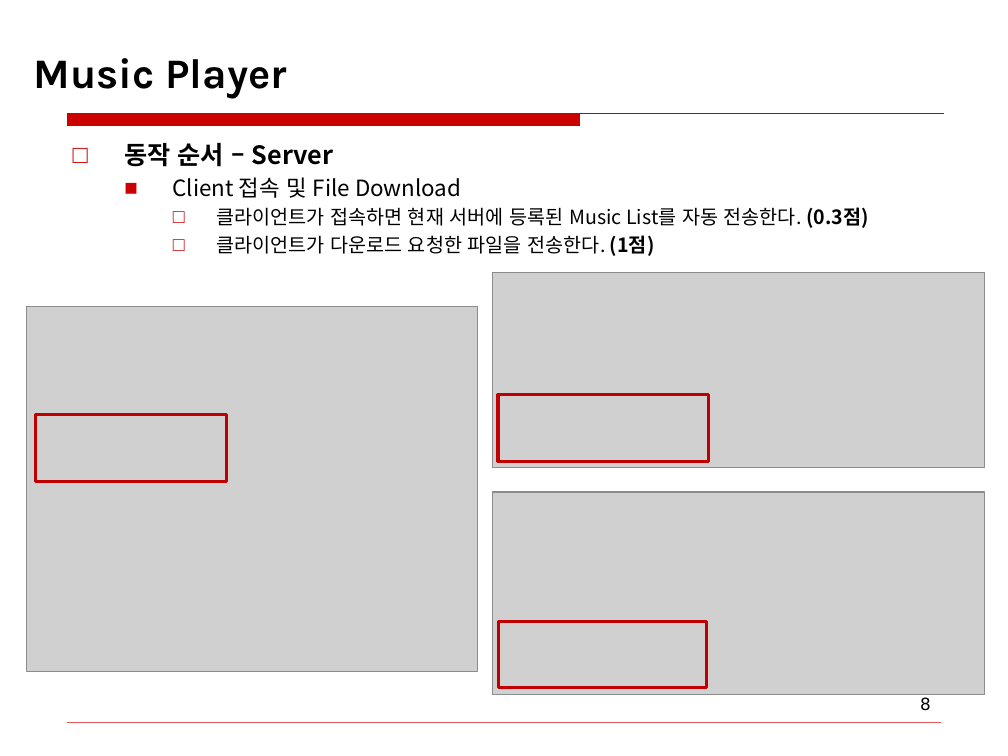
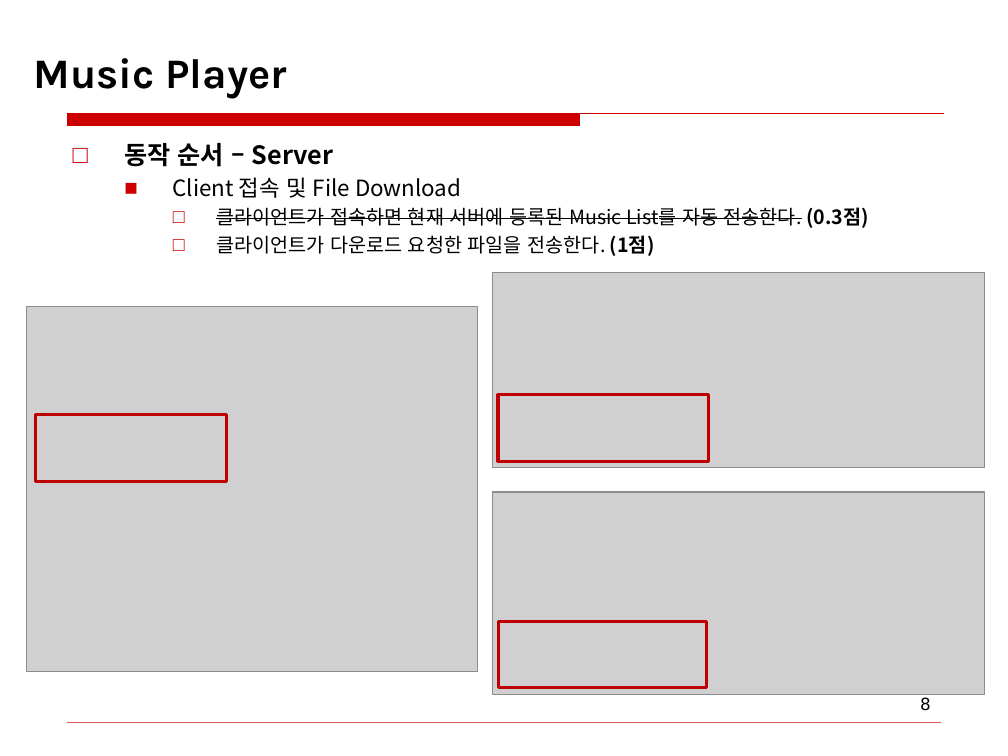
Before and after one commit to milkcat1994/Sosil3_Project2_MusicPlayer, a slide deck: slide 8 of homework2.pptx. Drawn at 1008x756 pixels with LibreOffice and Linux fonts; fonts in the diff are those of the drawing; grey boxes stand for pictures; background and template pictures are left out. Boxes give left, top, right and bottom in pixels: in the first picture for what was removed or moved away, otherwise in the second. Text is boxed around its words. In the diff, an @@ line names an element or a change of style, - is before the commit and + after.

Commit message:
set visible Server_Music_List

```diff
--- a/homework2.pptx
+++ b/homework2.pptx
@@ text at [216, 207, 869, 228]: strikethrough on in "클라이언트가 접속하면 현재 서버에 등록된 Music List를 ..." @@
```
Also in this commit, not shown: 5 other slides changed, 57 other files.
